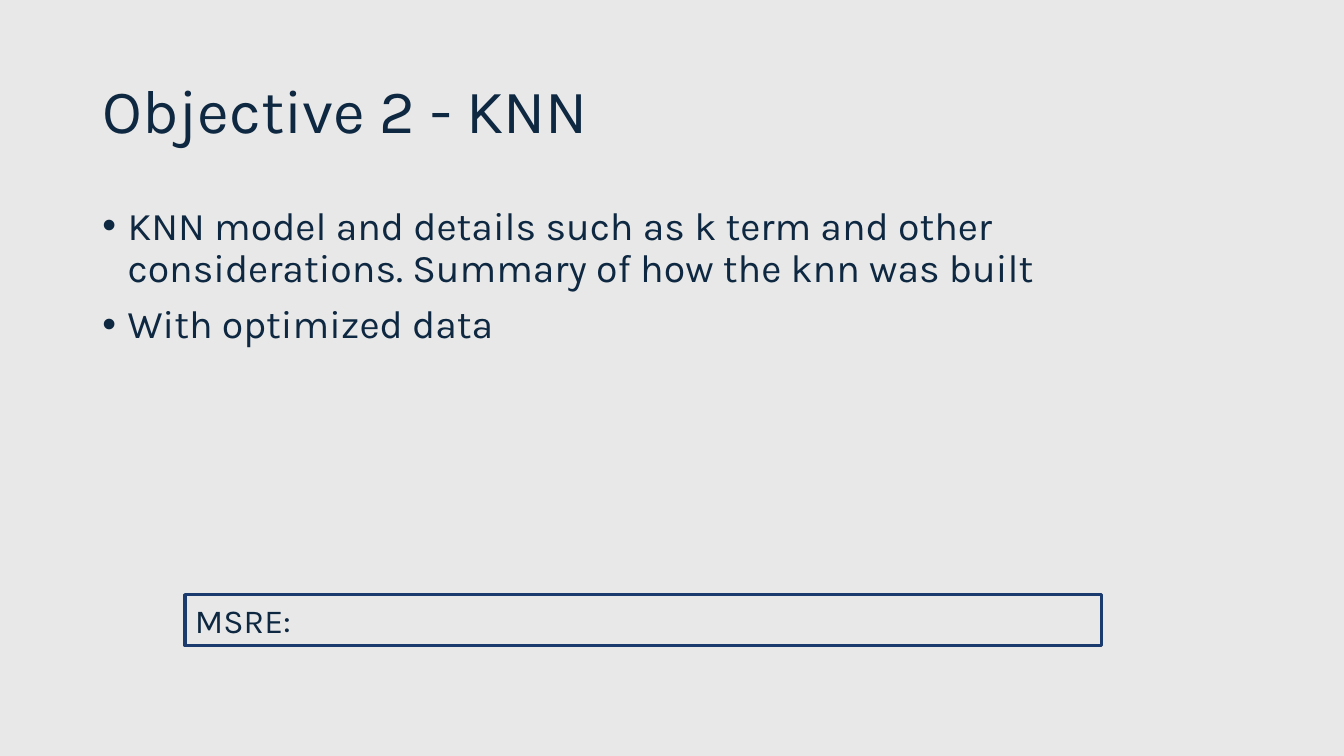
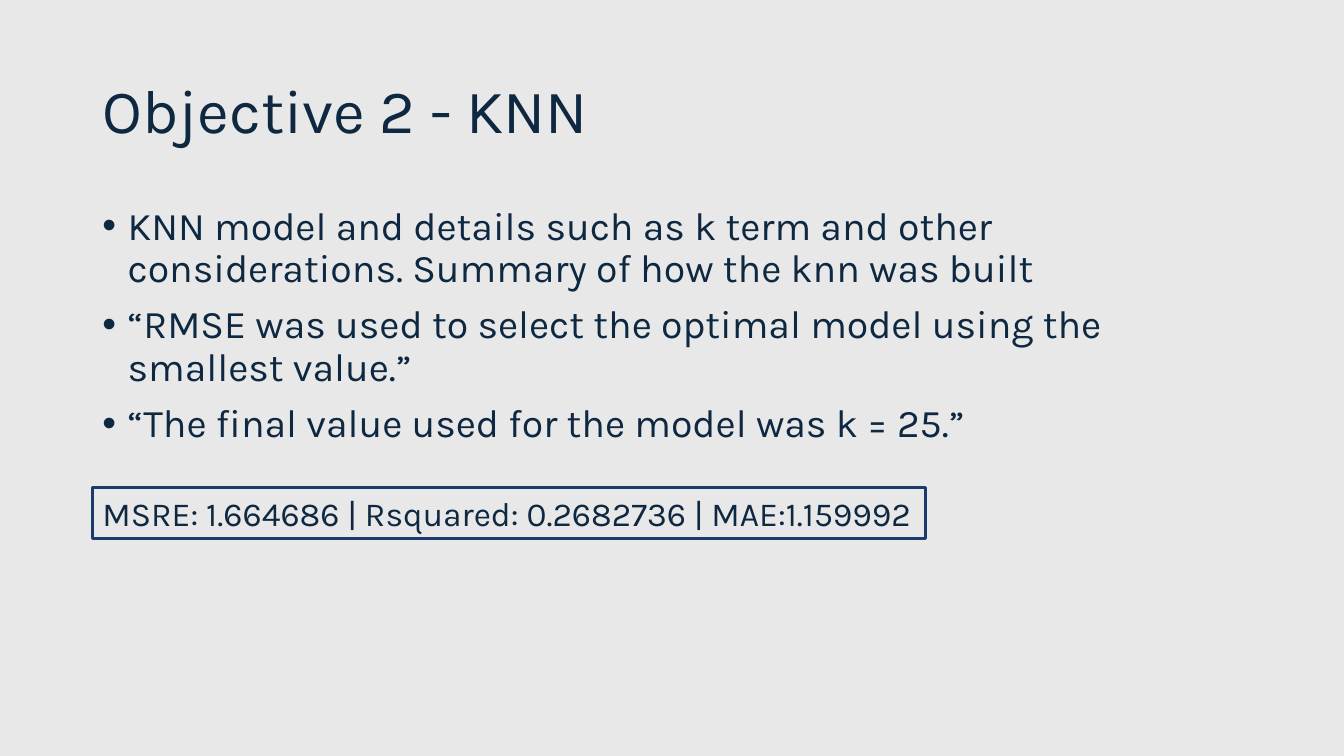
Before and after one commit to Payday4/Hospitalization_stays, a slide deck: slide 20 of medical data WIP.pptx (slide 19 before the commit). Drawn at 1344x756 pixels with LibreOffice and Linux fonts; fonts in the diff are those of the drawing. Boxes give left, top, right and bottom in pixels: in the first picture for what was removed or moved away, otherwise in the second. Text is boxed around its words. In the diff, an @@ line names an element or a change of style, - is before the commit and + after.

```diff
--- a/medical data WIP.pptx
+++ b/medical data WIP.pptx
@@ text at (128, 311, 1101, 438): text changed @@
-• With optimized data
+• “RMSE was used to select the optimal model using the smallest value.”
+• “The final value used for the model was k = 25.”
@@ rectangle "MSRE: 1.664686 | Rsquared: 0.2682736 ...": place and size @@
-rectangle "MSRE: 1.664686 | Rsquared: 0.2682736 ..." at (186, 595, 1102, 645)
+rectangle "MSRE: 1.664686 | Rsquared: 0.2682736 ..." at (93, 488, 927, 538)
@@ text in rectangle at (102, 503, 910, 534): text changed @@
-MSRE:
+MSRE: 1.664686 | Rsquared: 0.2682736 | MAE:1.159992
```
Also in this commit, not shown: 4 other slides changed, 1 slide added, 15 slides removed.
